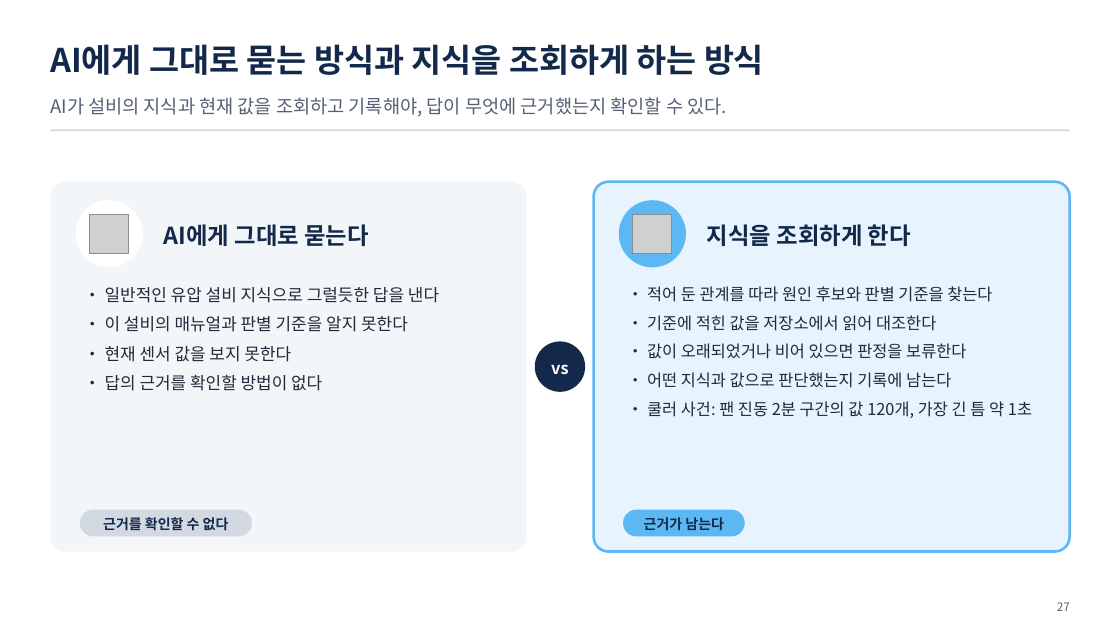
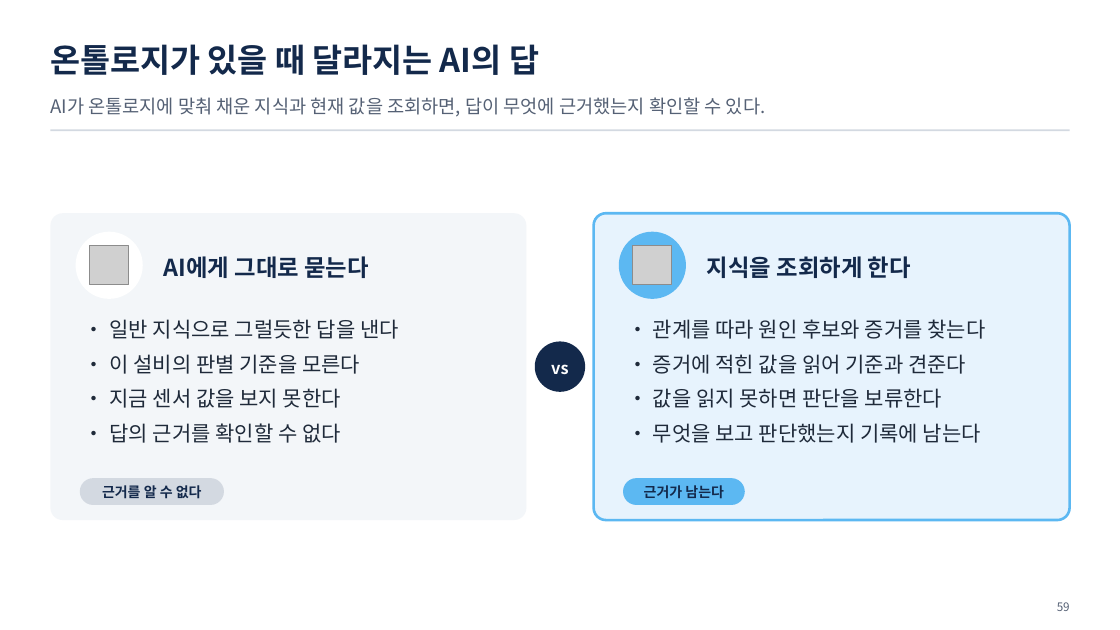
Before and after one commit to uengine-oss/hyd-iot-edu, a slide deck: slide 59 of workspace/강의제작/산출물/통합반/이론_오프라인/01회차/통합반_오프라인_01회차.pptx (slide 27 before the commit). Drawn at 1120x630 pixels with LibreOffice and Linux fonts; fonts in the diff are those of the drawing; grey boxes stand for pictures. Boxes give left, top, right and bottom in pixels: in the first picture for what was removed or moved away, otherwise in the second. Text is boxed around its words. In the diff, an @@ line names an element or a change of style, - is before the commit and + after.

Commit message:
1회차 현장 이론 덱(두 반 공통, 토요일 11/14) 새 온라인 74장 판으로 다시 조립: 66장(받는 온라인 본문 53장 모두 · 실습 장 8장 뺌 · 간지는 구분만 이론), 노트는 현장용(물음 · 화면 근거 · 되짚을 곳), 옛 판의 새 장 둘은 새 온라인 장이 맡아 없앰, 실전반 off01은 통합반 1회차 원고를 받음. 노트점검 0 · 겹침 0 · 낱말줄 0 · 대조 다른 장 0

```diff
--- a/workspace/강의제작/산출물/통합반/이론_오프라인/01회차/통합반_오프라인_01회차.pptx
+++ b/workspace/강의제작/산출물/통합반/이론_오프라인/01회차/통합반_오프라인_01회차.pptx
@@ text at bbox=[50, 44, 539, 75]: text changed @@
-AI에게 그대로 묻는 방식과 지식을 조회하게 하는 방식
+온톨로지가 있을 때 달라지는 AI의 답
@@ text at bbox=[50, 97, 765, 117]: text changed @@
-AI가 설비의 지식과 현재 값을 조회하고 기록해야, 답이 무엇에 근거했는지 확인할 수 있다.
+AI가 온톨로지에 맞춰 채운 지식과 현재 값을 조회하면, 답이 무엇에 근거했는지 확인할 수 있다.
@@ rounded rectangle: place and size @@
-rounded rectangle at bbox=[50, 181, 527, 551]
+rounded rectangle at bbox=[50, 213, 527, 520]
@@ rounded rectangle: place and size @@
-rounded rectangle at bbox=[594, 181, 1070, 551]
+rounded rectangle at bbox=[594, 213, 1070, 520]
@@ 2 pictures, 2 texts, 2 ellipses: place and size @@
-2 pictures, 2 texts, 2 ellipses at bbox=[76, 200, 911, 267]
+2 pictures, 2 texts, 2 ellipses at bbox=[76, 232, 911, 299]
@@ text at bbox=[110, 319, 399, 443]: text changed; size 14.5 to 18 pt @@
-• 일반적인 유압 설비 지식으로 그럴듯한 답을 낸다
-• 이 설비의 매뉴얼과 판별 기준을 알지 못한다
-• 현재 센서 값을 보지 못한다
-• 답의 근거를 확인할 방법이 없다
+• 일반 지식으로 그럴듯한 답을 낸다
+• 이 설비의 판별 기준을 모른다
+• 지금 센서 값을 보지 못한다
+• 답의 근거를 확인할 수 없다
@@ text at bbox=[653, 319, 985, 443]: text changed; size 14 to 18 pt @@
-• 적어 둔 관계를 따라 원인 후보와 판별 기준을 찾는다
-• 기준에 적힌 값을 저장소에서 읽어 대조한다
-• 값이 오래되었거나 비어 있으면 판정을 보류한다
-• 어떤 지식과 값으로 판단했는지 기록에 남는다
-• 쿨러 사건: 팬 진동 2분 구간의 값 120개, 가장 긴 틈 약 1초
+• 관계를 따라 원인 후보와 증거를 찾는다
+• 증거에 적힌 값을 읽어 기준과 견준다
+• 값을 읽지 못하면 판단을 보류한다
+• 무엇을 보고 판단했는지 기록에 남는다
@@ rounded rectangle: place and size @@
-rounded rectangle at bbox=[80, 510, 252, 537]
+rounded rectangle at bbox=[80, 478, 224, 505]
@@ text "근거가 남는다": place and size @@
-text "근거가 남는다" at bbox=[644, 517, 724, 531]
+text "근거가 남는다" at bbox=[644, 485, 724, 499]
@@ rounded rectangle: place and size @@
-rounded rectangle at bbox=[623, 510, 745, 537]
+rounded rectangle at bbox=[623, 478, 745, 505]
@@ text at bbox=[102, 485, 202, 499]: text changed @@
-근거를 확인할 수 없다
+근거를 알 수 없다
@@ text at bbox=[1057, 602, 1070, 611]: text changed @@
-27
+59
```
Also in this commit, not shown: 24 other slides changed, 40 slides added, 20 slides removed, 8 other files.
